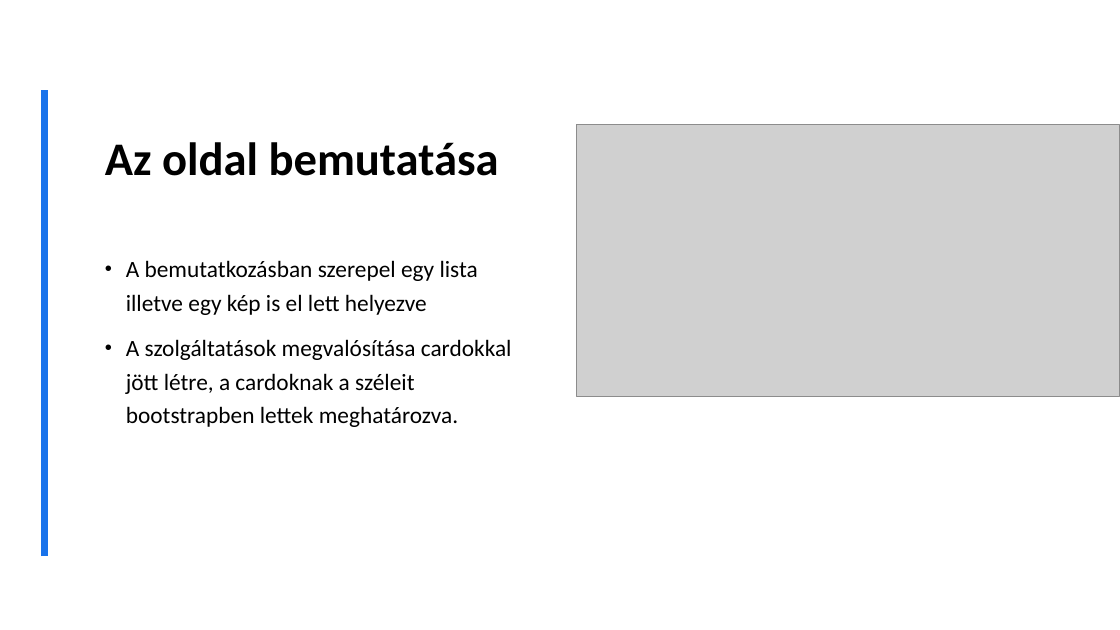
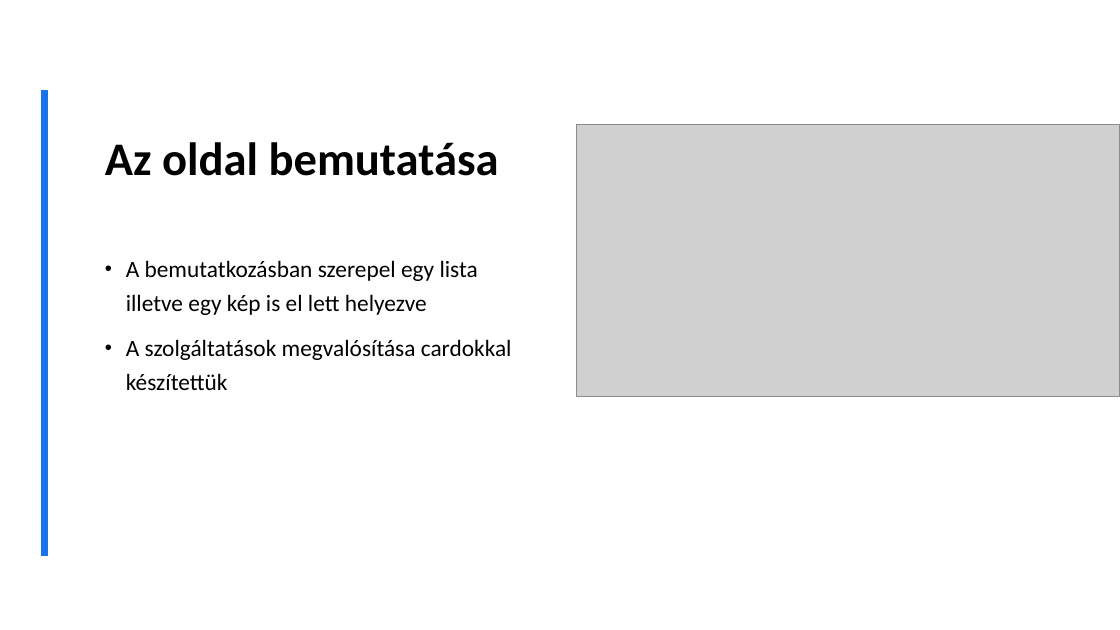
Before and after one commit to totaoliver/autoszerelo, a slide deck: slide 9 of Szakma bemutató.pptx. Drawn at 1120x630 pixels with LibreOffice and Linux fonts; fonts in the diff are those of the drawing; grey boxes stand for pictures; background and template pictures are left out. Boxes give left, top, right and bottom in pixels: in the first picture for what was removed or moved away, otherwise in the second. Text is boxed around its words. In the diff, an @@ line names an element or a change of style, - is before the commit and + after.

```diff
--- a/Szakma bemutató.pptx
+++ b/Szakma bemutató.pptx
@@ text at box(126, 339, 512, 390): text changed @@
-• A szolgáltatások megvalósítása cardokkal jött létre, a cardoknak a széleit bootstrapben lettek meghatározva.
+• A szolgáltatások megvalósítása cardokkal készítettük
```
Also in this commit, not shown: 2 other slides changed.
